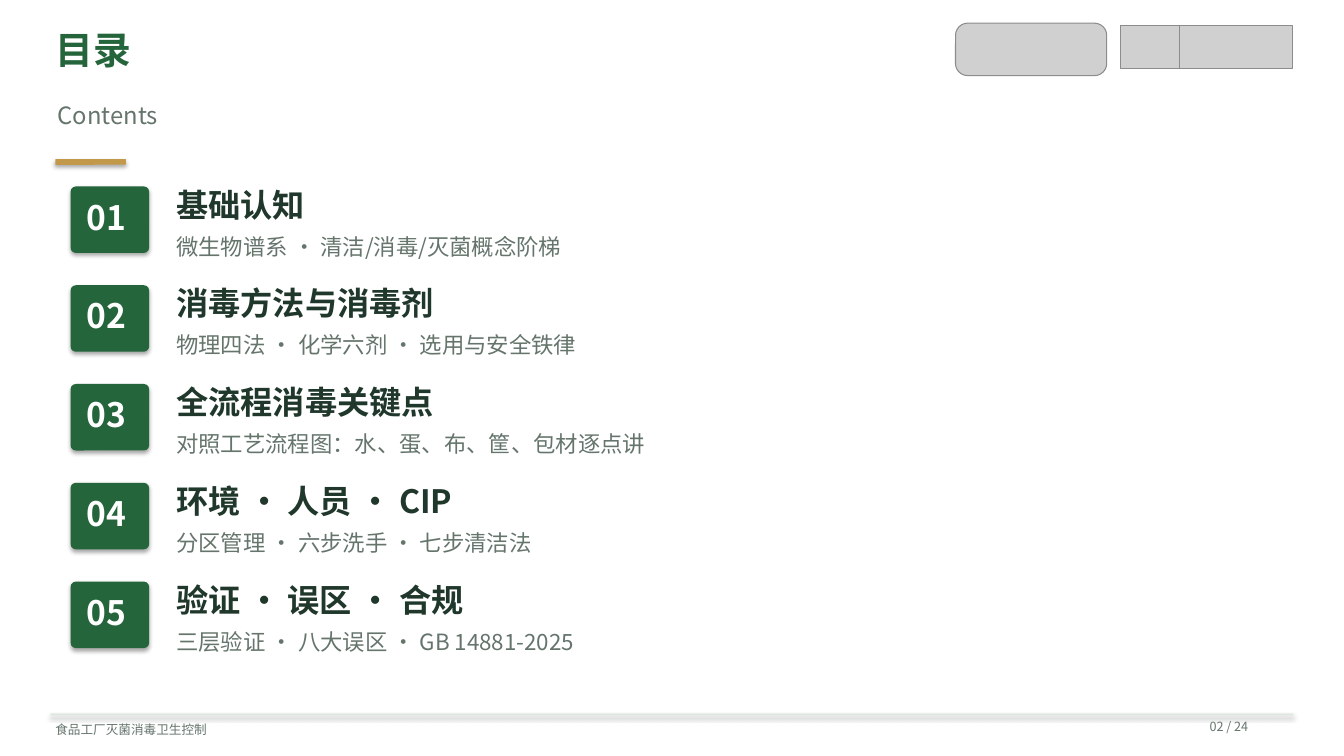
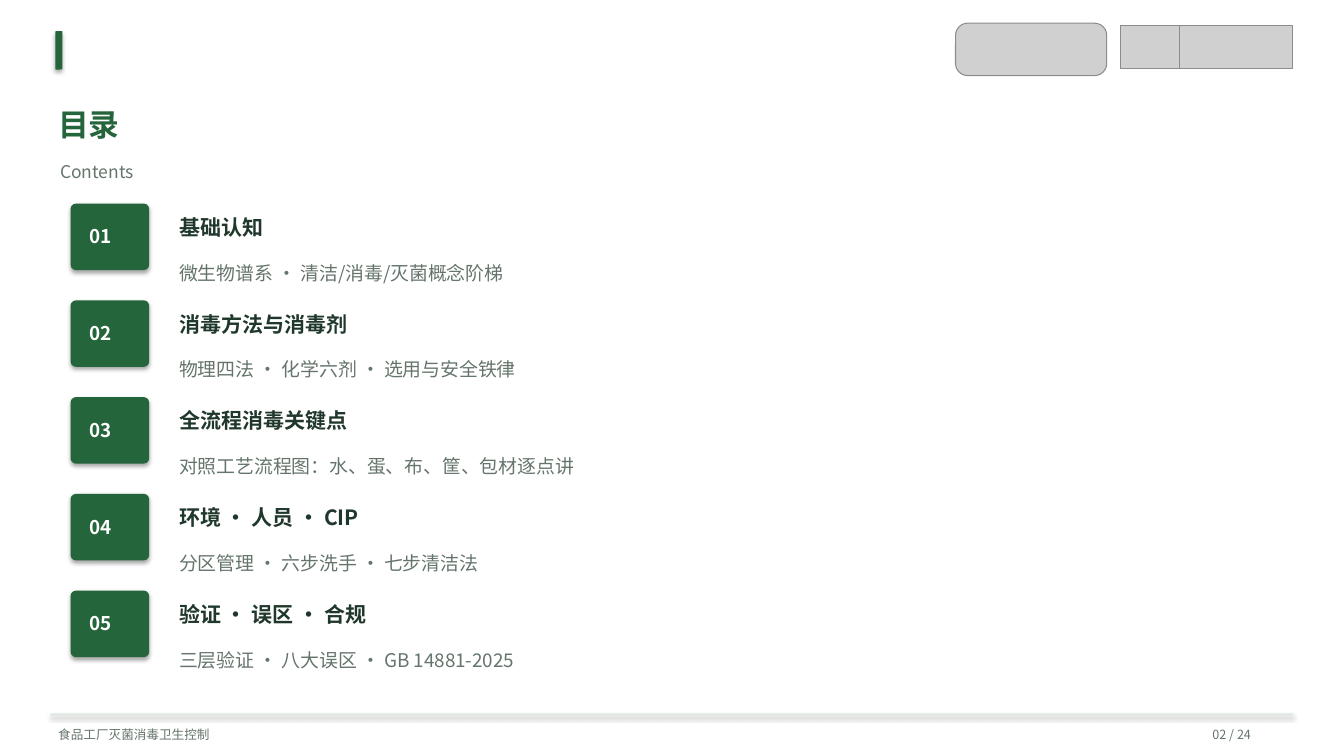
Before and after one commit to anton-z1127/zaadd, a slide deck: slide 2 of sterilization-training/presentation.pptx. Drawn at 1344x756 pixels with LibreOffice and Linux fonts; fonts in the diff are those of the drawing; grey boxes stand for pictures. Boxes give left, top, right and bottom in pixels: in the first picture for what was removed or moved away, otherwise in the second. Text is boxed around its words. In the diff, an @@ line names an element or a change of style, - is before the commit and + after.

Commit message:
Replan training slide layouts and verify rendered text bounds

```diff
--- a/sterilization-training/presentation.pptx
+++ b/sterilization-training/presentation.pptx
@@ rounded rectangle: place and size @@
-rounded rectangle at [55, 159, 126, 165]
+rounded rectangle at [55, 31, 63, 70]
@@ rounded rectangle at [55, 31, 63, 70]: fill #C2994B to #25653B @@
@@ text "目录": place and size @@
-text "目录" at [55, 33, 131, 68]
+text "目录" at [58, 111, 119, 139]
@@ text "目录" at [58, 111, 119, 139]: size 27 to 22 pt; line spacing 1 to 36.3pt; less space between paragraphs @@
@@ text "Contents": place and size @@
-text "Contents" at [57, 106, 157, 125]
+text "Contents" at [60, 165, 134, 178]
@@ text "Contents" at [60, 165, 134, 178]: size 17 to 12.5 pt; line spacing 1 to 20.6pt; less space between paragraphs @@
@@ 9 texts, 3 rounded rectangles: place and size @@
-9 texts, 3 rounded rectangles at [71, 187, 645, 454]
+9 texts, 3 rounded rectangles at [71, 204, 574, 475]
@@ size 23 to 15 pt; line spacing 1 to 24.8pt; less space between paragraphs in 5 elements at [179, 604, 366, 624], [179, 507, 359, 527], [179, 410, 347, 430], [179, 314, 347, 334], [179, 217, 263, 237] @@
@@ size 24 to 13.5 pt; line spacing 1 to 22.3pt; less space between paragraphs in 5 elements at [89, 615, 111, 631], [89, 519, 111, 535], [89, 422, 111, 438], [89, 325, 111, 341], [89, 228, 111, 244] @@
@@ size 16 to 13.5 pt; line spacing 1 to 22.3pt; less space between paragraphs in 5 elements at [179, 651, 514, 669], [179, 554, 478, 572], [179, 457, 574, 475], [179, 360, 516, 378], [179, 264, 503, 284] @@
@@ 6 texts, 2 rounded rectangles: place and size @@
-6 texts, 2 rounded rectangles at [71, 483, 574, 652]
+6 texts, 2 rounded rectangles at [71, 494, 514, 669]
@@ text "食品工厂灭菌消毒卫生控制" at [58, 728, 209, 740]: line spacing 1 to 14.8pt; less space between paragraphs @@
@@ text "02 / 24" at [1212, 729, 1251, 739]: line spacing 1 to 14.8pt; less space between paragraphs @@
```
Also in this commit, not shown: 23 other slides changed, 5 other files.
